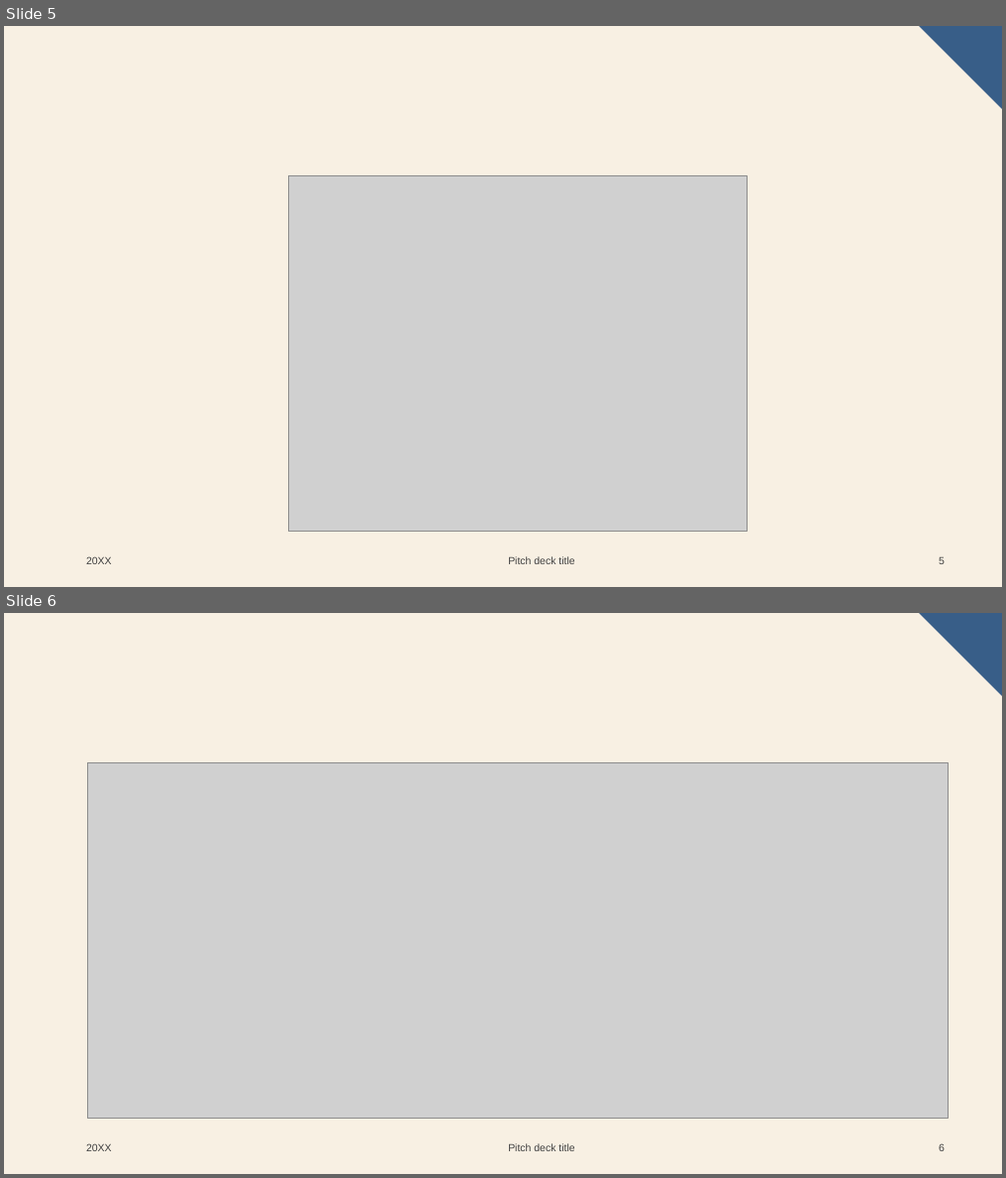
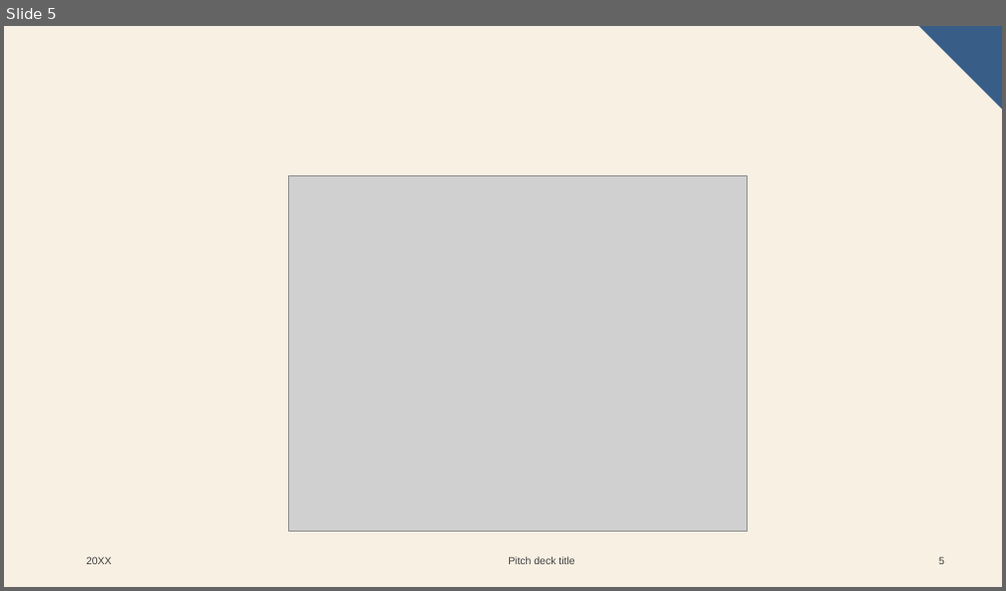
Before and after one commit to samantoz/dsc640-data_presentation, a slide deck: term_project/Executive Summary.pptx. Shown one above the other, each under a label of ours: slides 5 and 6 before the commit, slide 5 after it. The pictures are 1006x1178 and 1006x591 pixels, drawn with LibreOffice and Linux fonts; fonts in the diff are those of the drawing; grey boxes stand for pictures. Boxes give left, top, right and bottom in pixels: in the first picture for what was removed or moved away, otherwise in the second. Text is boxed around its words. In the diff, an @@ line names an element or a change of style, - is before the commit and + after.

```diff
--- a/term_project/Executive Summary.pptx
+++ b/term_project/Executive Summary.pptx
@@ slide 6 removed at (4, 613, 1002, 1174), background #F8F0E3; not listed: 1 template element that a slide beside it also shows @@
@@ picture removed at (88, 762, 948, 1119) @@
@@ text removed at (86, 1144, 112, 1152) @@
-20XX
@@ text removed at (508, 1144, 574, 1152) @@
-Pitch deck title
@@ page number removed at (939, 1144, 944, 1152) @@
-6
```
Also in this commit, not shown: 1 slide changed, 3 slides added, 2 other slides removed, 4 other files.
